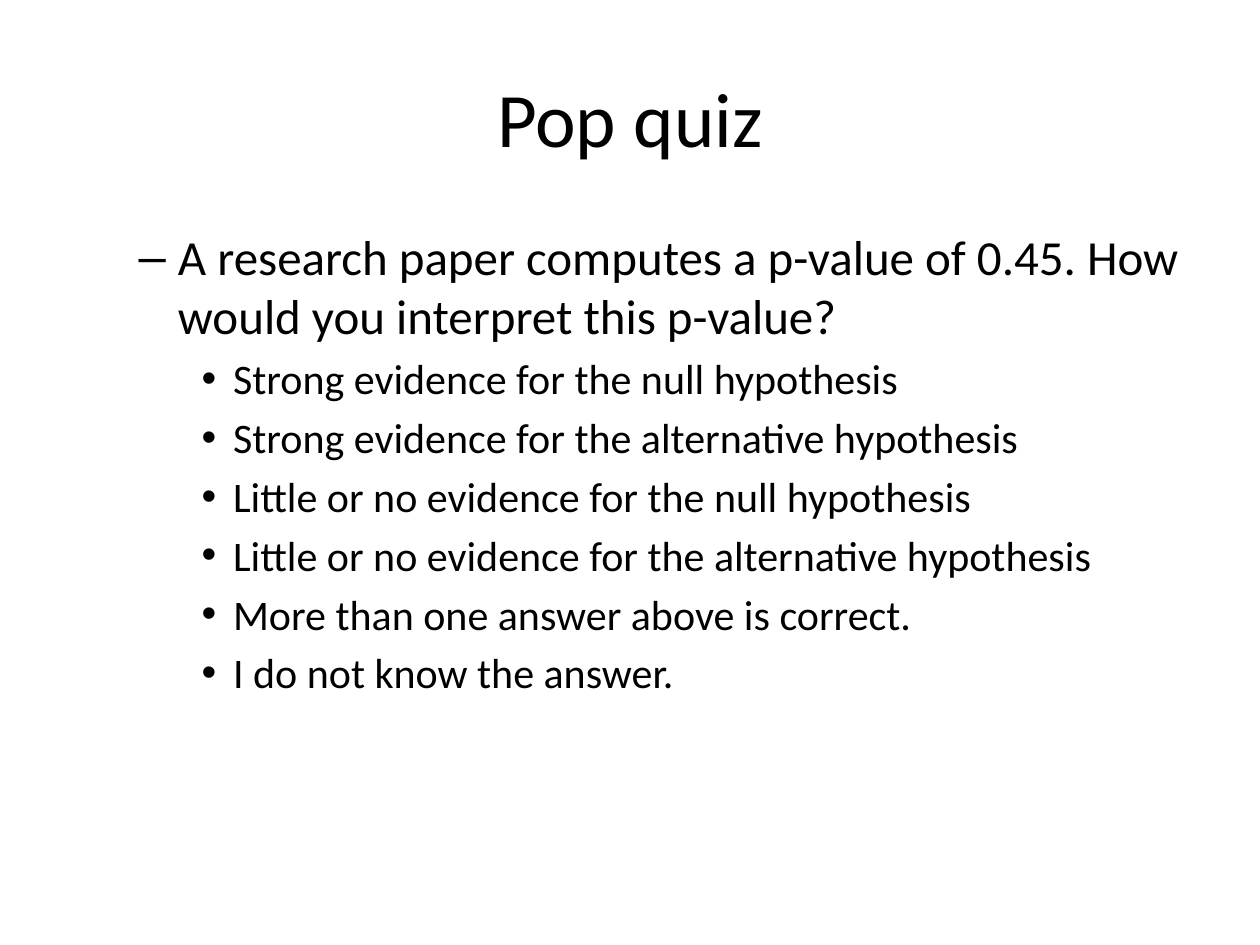
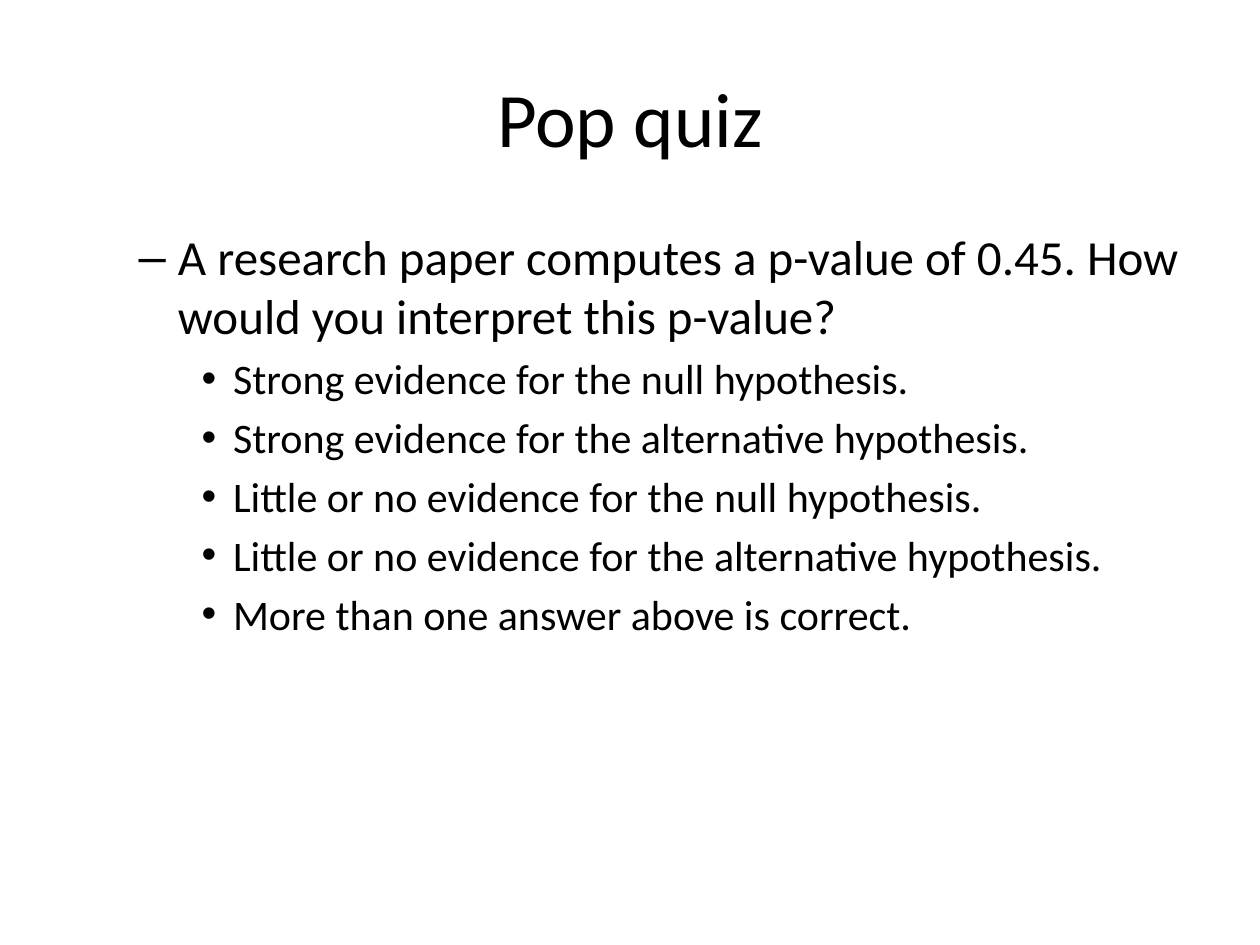
Before and after one commit to classes-medb/5510, a slide deck: slide 2 of src/video-12-hypothesis-testing.pptx. Drawn at 1260x945 pixels with LibreOffice and Linux fonts; fonts in the diff are those of the drawing. Boxes give left, top, right and bottom in pixels: in the first picture for what was removed or moved away, otherwise in the second. Text is boxed around its words. In the diff, an @@ line names an element or a change of style, - is before the commit and + after.

```diff
--- a/src/video-12-hypothesis-testing.pptx
+++ b/src/video-12-hypothesis-testing.pptx
@@ text at [233, 364, 1102, 578]: text changed @@
-    • Strong evidence for the null hypothesis
-    • Strong evidence for the alternative hypothesis
-    • Little or no evidence for the null hypothesis
-    • Little or no evidence for the alternative hypothesis
+    • Strong evidence for the null hypothesis.
+    • Strong evidence for the alternative hypothesis.
+    • Little or no evidence for the null hypothesis.
+    • Little or no evidence for the alternative hypothesis.
@@ text at [233, 658, 674, 689]: paragraph removed @@
-    • I do not know the answer.
```
Also in this commit, not shown: 4 other slides changed, 10 other files.
